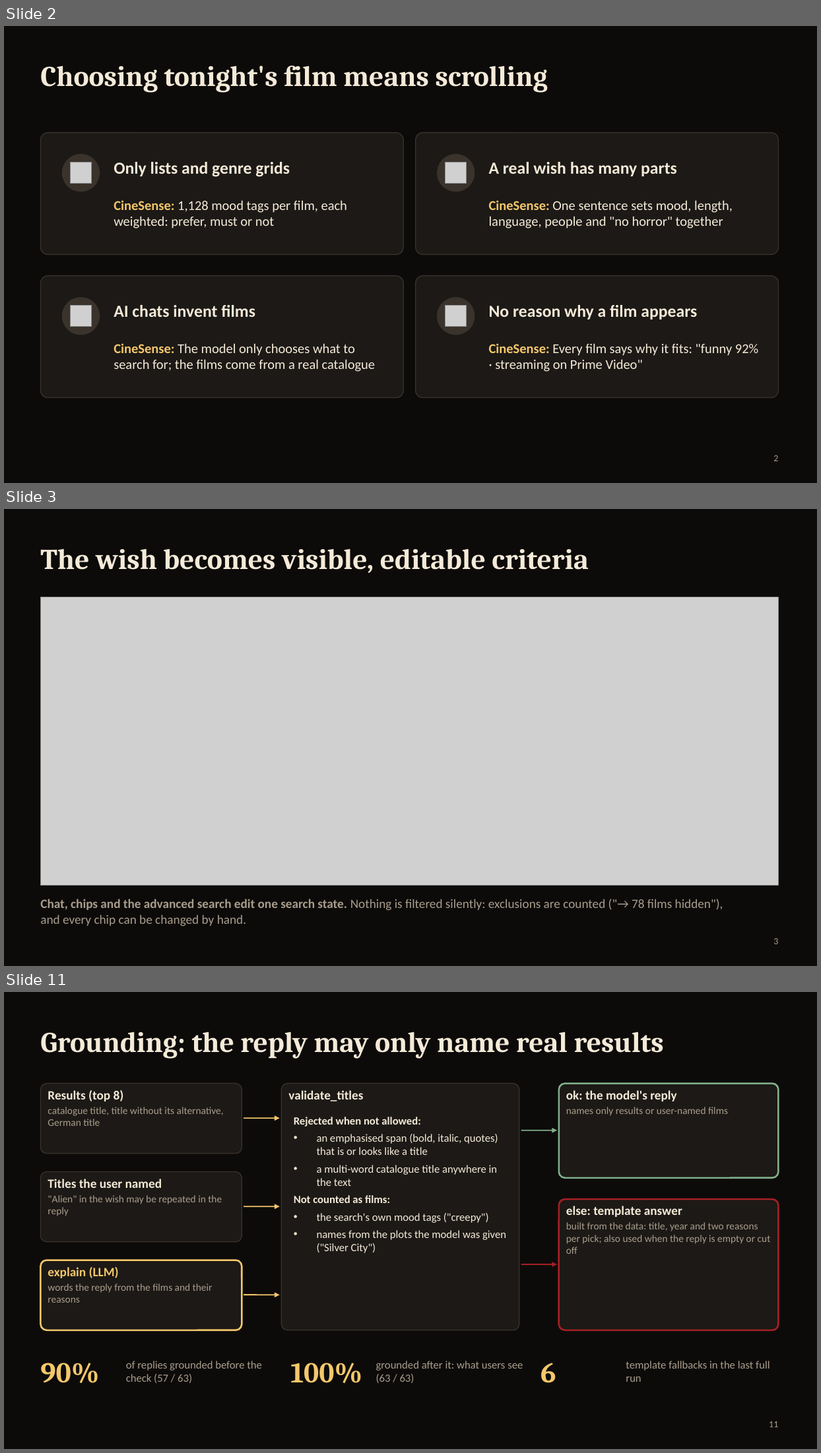
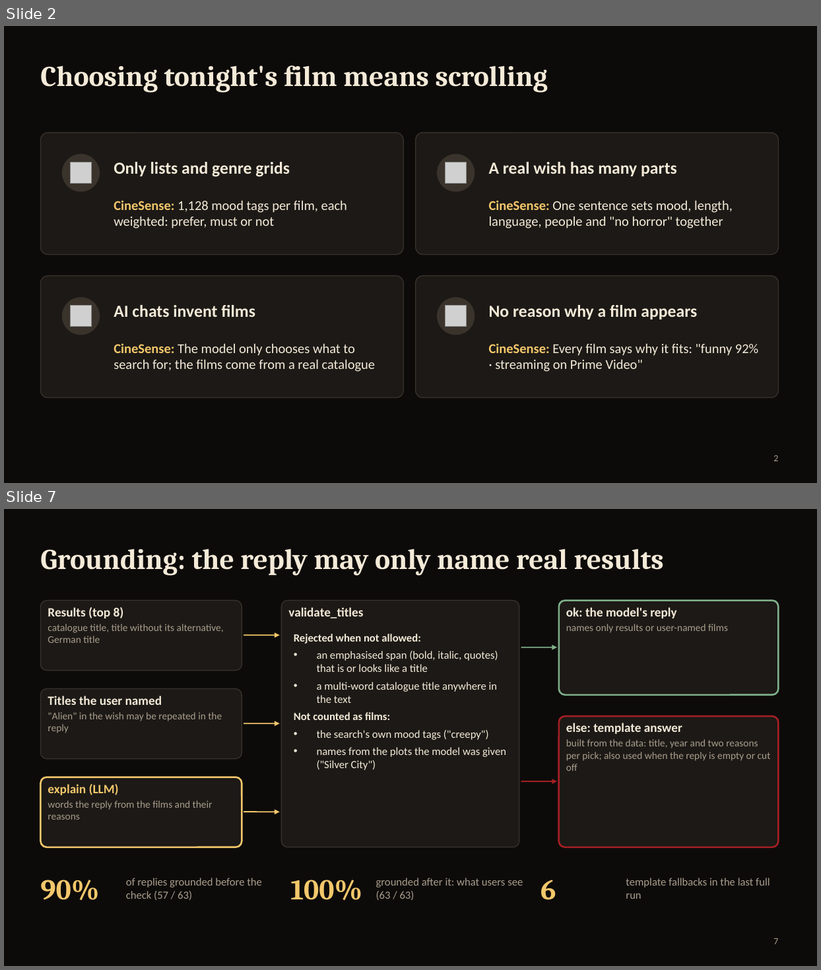
Before and after one commit to aliebing/cinesense, a slide deck: docs/presentation/CineSense-review.pptx. Shown one above the other, each under a label of ours: slides 2, 3 and 11 before the commit, slides 2 and 7 after it; the slides between them are not shown. The pictures are 821x1453 and 821x970 pixels, drawn with LibreOffice and Linux fonts; fonts in the diff are those of the drawing; grey boxes stand for pictures. Boxes give left, top, right and bottom in pixels: in the first picture for what was removed or moved away, otherwise in the second. Text is boxed around its words. In the diff, an @@ line names an element or a change of style, - is before the commit and + after.

```diff
--- a/docs/presentation/CineSense-review.pptx
+++ b/docs/presentation/CineSense-review.pptx
@@ slide 3 removed at bbox=[4, 509, 817, 966], background #0D0B0A @@
@@ title removed at bbox=[40, 549, 589, 573] @@
-The wish becomes visible, editable criteria
@@ picture removed at bbox=[40, 597, 779, 886] @@
@@ text removed at bbox=[40, 899, 723, 927] @@
-Chat, chips and the advanced search edit one search state. Nothing is filtered silently: exclusions are counted ("→ 78 films hidden"), and every chip can be changed by hand.
@@ page number removed at bbox=[774, 939, 778, 945] @@
-3
@@ what was slide 11 is now slide 7 @@
@@ page number at bbox=[774, 939, 778, 945]: text changed @@
-11
+7
```
Also in this commit, not shown: 5 slides changed, 1 slide added, 7 other slides removed, 2 other files.
